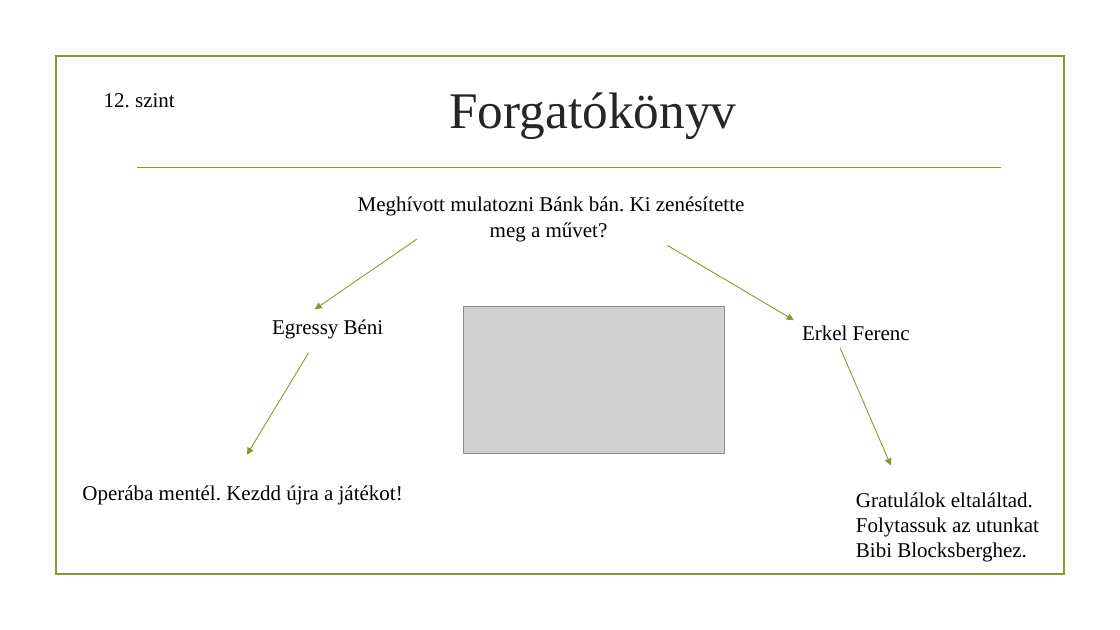
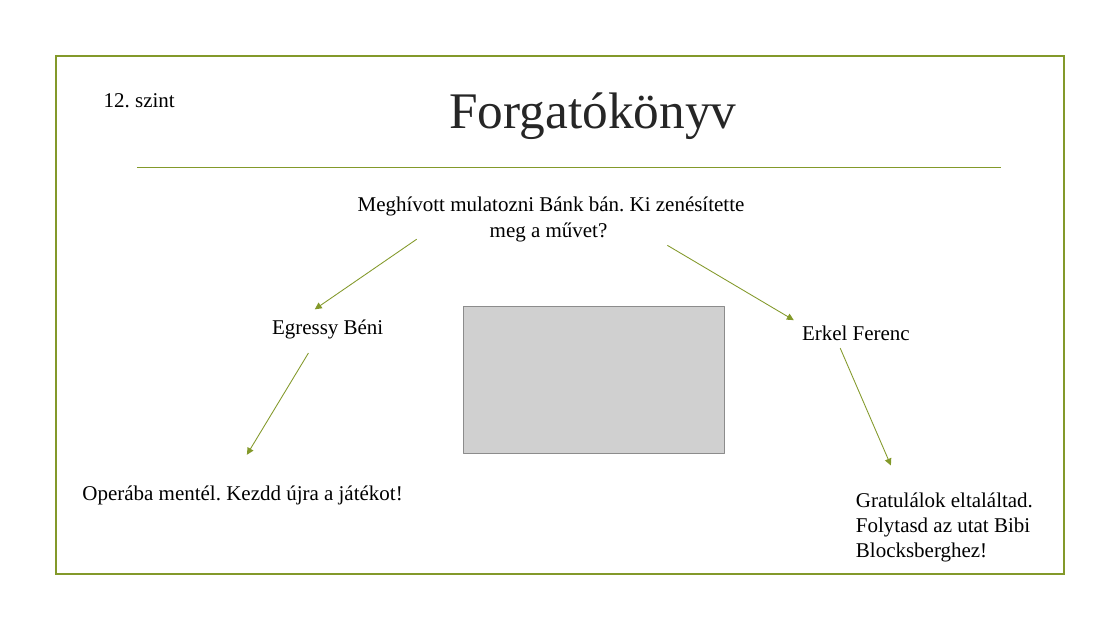
Before and after one commit to mia780/projektmunka, a slide deck: slide 15 of Projektmunka.pptx. Drawn at 1120x630 pixels with LibreOffice and Linux fonts; fonts in the diff are those of the drawing; grey boxes stand for pictures; background and template pictures are left out. Boxes give left, top, right and bottom in pixels: in the first picture for what was removed or moved away, otherwise in the second. Text is boxed around its words. In the diff, an @@ line names an element or a change of style, - is before the commit and + after.

```diff
--- a/Projektmunka.pptx
+++ b/Projektmunka.pptx
@@ text at [856, 492, 1033, 562]: text changed @@
-Gratulálok eltaláltad. Folytassuk az utunkat Bibi Blocksberghez.
+Gratulálok eltaláltad. Folytasd az utat Bibi Blocksberghez!
```
Also in this commit, not shown: 8 other slides changed.
